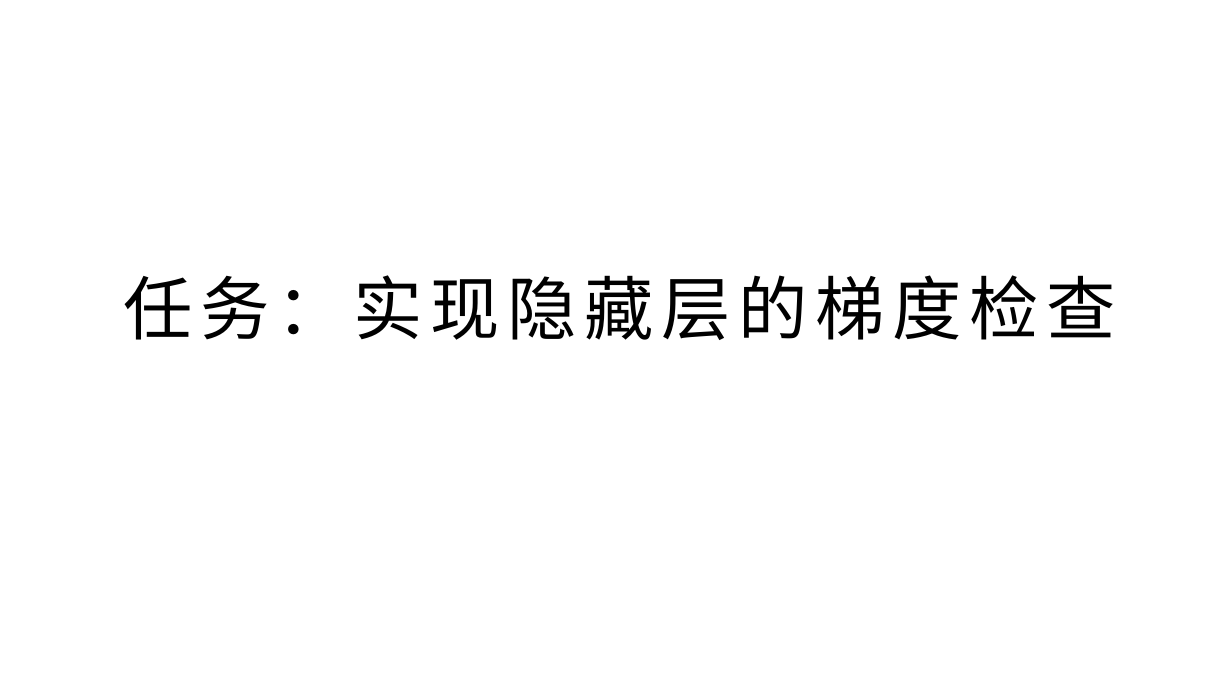
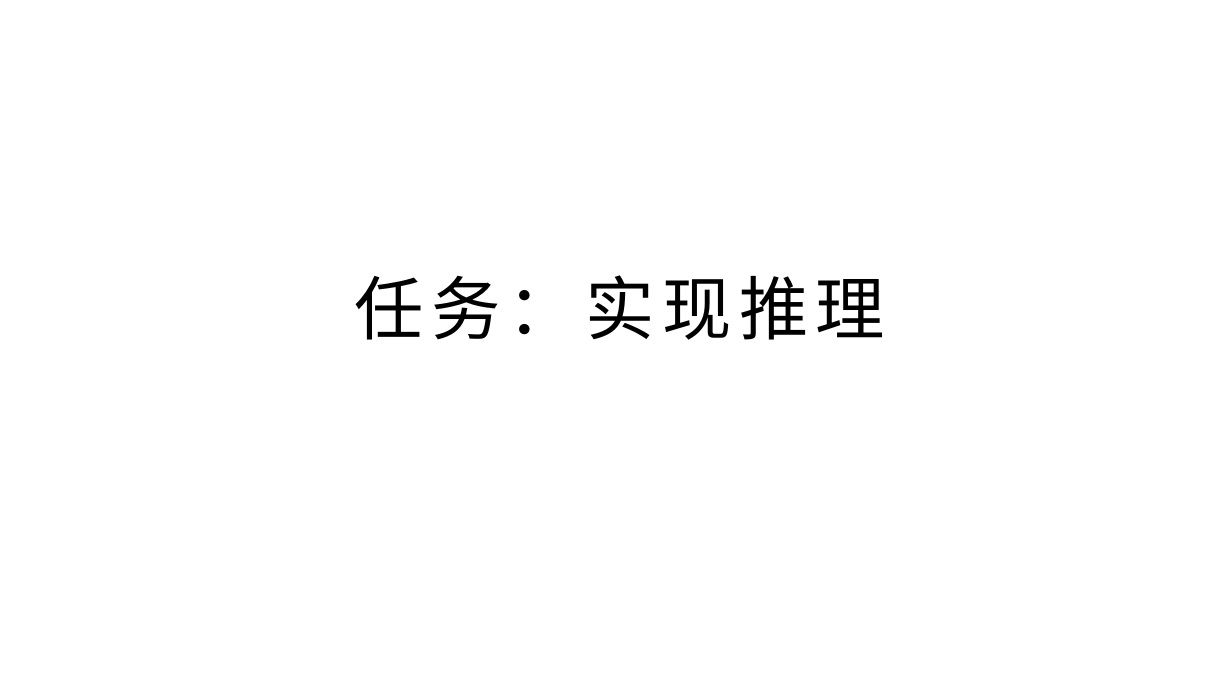
Before and after one commit to yyc-git/DeepLearningEdu, a slide deck: slide 22 of lessons/5_handwriting_by_linear_layer/ppt/用全连接层识别手写数字.pptx (slide 20 before the commit). Drawn at 1232x693 pixels with LibreOffice and Linux fonts; fonts in the diff are those of the drawing; background and template pictures are left out. Boxes give left, top, right and bottom in pixels: in the first picture for what was removed or moved away, otherwise in the second. Text is boxed around its words. In the diff, an @@ line names an element or a change of style, - is before the commit and + after.

```diff
--- a/lessons/5_handwriting_by_linear_layer/ppt/用全连接层识别手写数字.pptx
+++ b/lessons/5_handwriting_by_linear_layer/ppt/用全连接层识别手写数字.pptx
@@ title at [354,275,885,340]: text changed @@
-任务：实现隐藏层的梯度检查
+任务：实现推理
```
Also in this commit, not shown: 15 other slides changed, 10 slides added, 7 slides removed.
